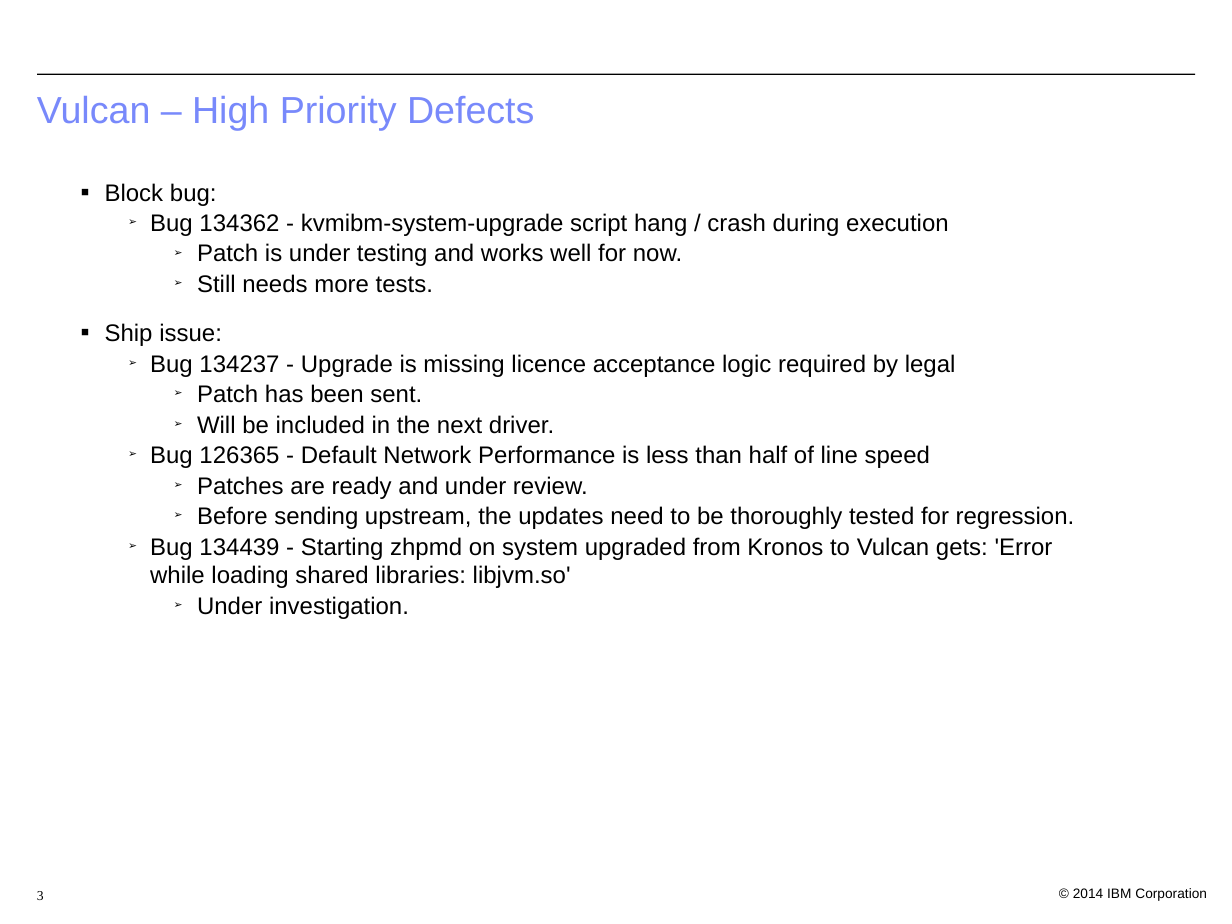
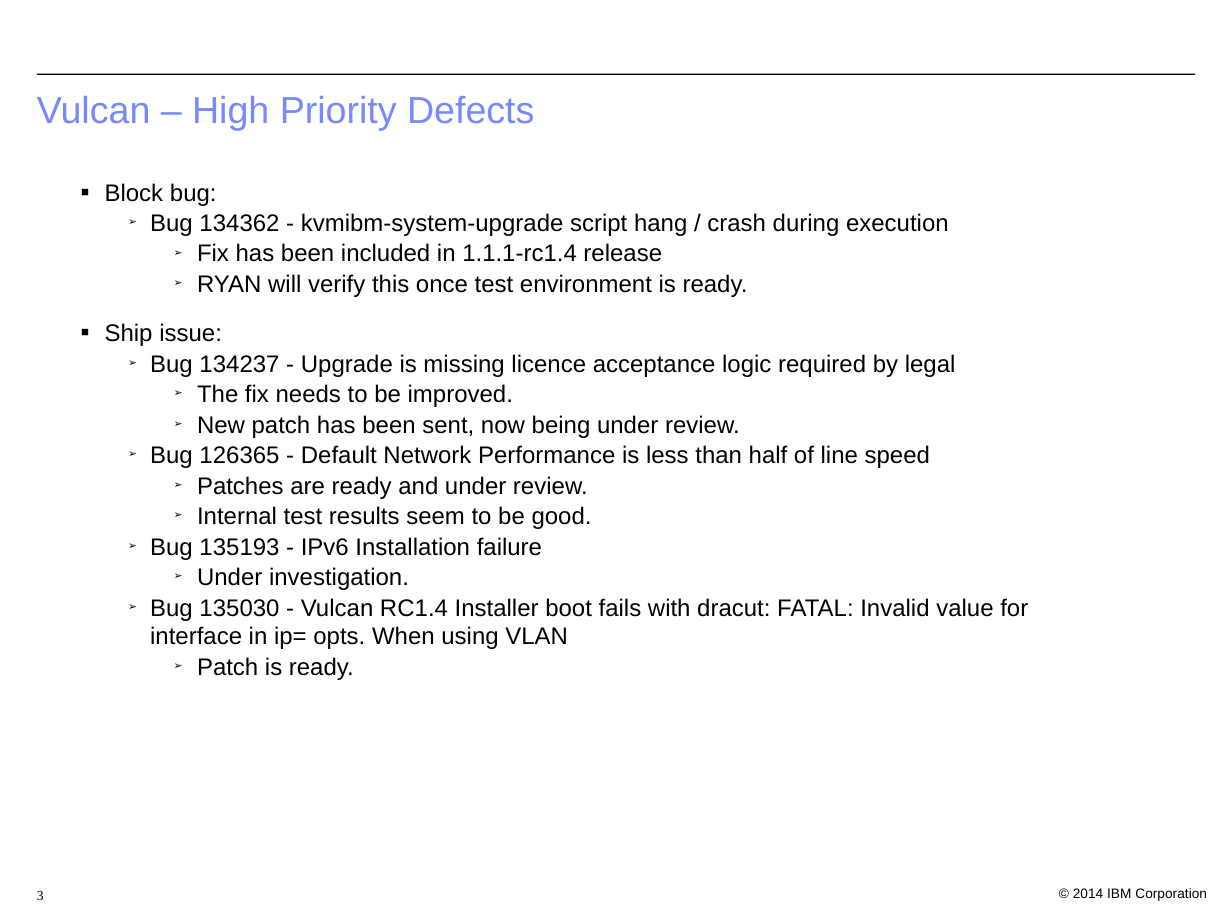
Before and after one commit to bjwt/test, a slide deck: slide 3 of bugs/Vulcan Defect Status.odp. Drawn at 1232x924 pixels with LibreOffice and Linux fonts; fonts in the diff are those of the drawing; background and template pictures are left out. Boxes give left, top, right and bottom in pixels: in the first picture for what was removed or moved away, otherwise in the second. Text is boxed around its words. In the diff, an @@ line names an element or a change of style, - is before the commit and + after.

```diff
--- a/bugs/Vulcan Defect Status.odp
+++ b/bugs/Vulcan Defect Status.odp
@@ text at (197, 243, 748, 297): text changed @@
-    ➢ Patch is under testing and works well for now.
-    ➢ Still needs more tests.
+    ➢ Fix has been included in 1.1.1-rc1.4 release
+    ➢ RYAN will verify this once test environment is ready.
@@ text at (197, 384, 740, 438): text changed @@
-    ➢ Patch has been sent.
-    ➢ Will be included in the next driver.
+    ➢ The fix needs to be improved.
+    ➢ New patch has been sent, now being under review.
@@ text at (150, 506, 592, 560): text changed @@
-    ➢ Before sending upstream, the updates need to be thoroughly tested for regression.
-  ➢ Bug 134439 - Starting zhpmd on system upgraded from Kronos to Vulcan gets: 'Error while loading shared libraries: libjvm.so'
+    ➢ Internal test results seem to be good.
+  ➢ Bug 135193 - IPv6 Installation failure
@@ text at (150, 598, 1028, 680): paragraphs added @@
+  ➢ Bug 135030 - Vulcan RC1.4 Installer boot fails with dracut: FATAL: Invalid value for interface in ip= opts. When using VLAN
+    ➢ Patch is ready.
```
Also in this commit, not shown: 3 other slides changed, 1 other file.
